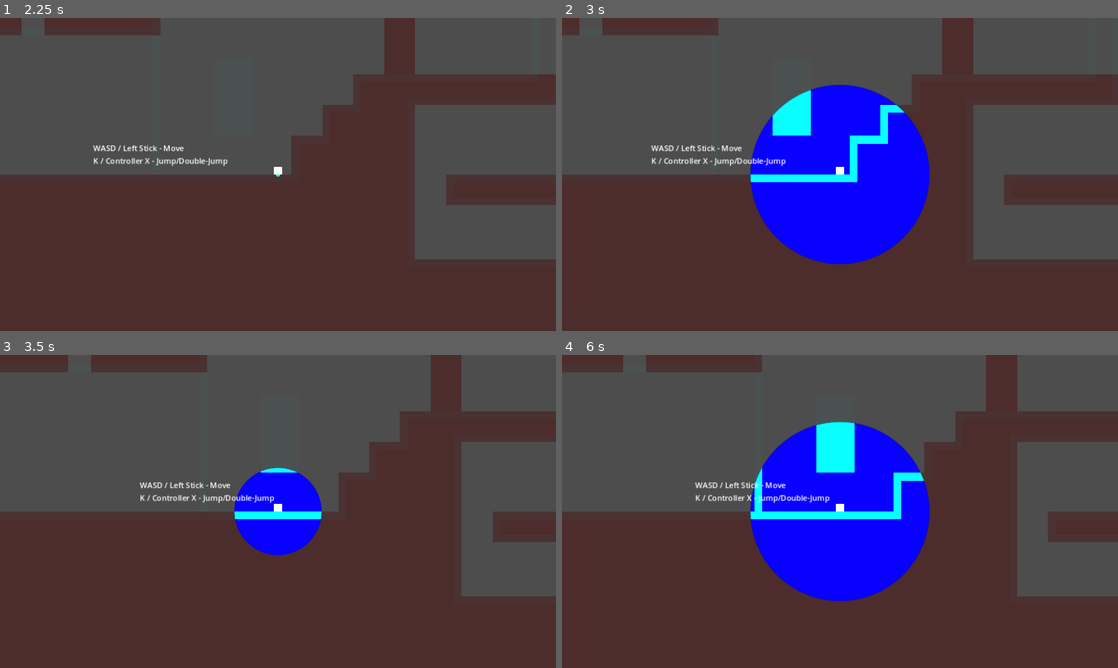
Above: before the commit, frames 1-4 (two rows, left to right).
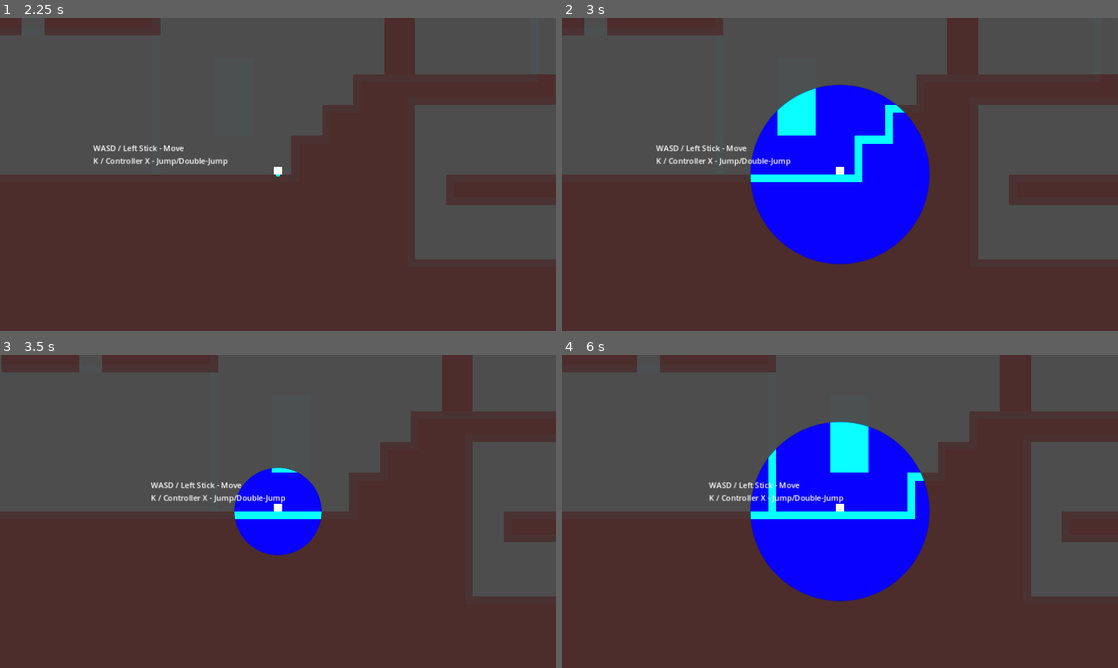
Above: after the commit, the same moments.

Repository: gogwilt/secrets-game-jam
Game: Godot game, scene res://main.tscn
Same seed, same stepped clock (60 frames per second), same inputs: the game is played once before the commit and once after it.
Inputs:
- Up to frame 1 (2.25 s): click "The Duchess (Level 1)" at 0.5 s; tap Enter at 1.25 s; hold Z (swap_layers) 1.28-2.03 s; hold D (move_right) from 1.28 s (still down); tap Space (jump) at 1.52 s; tap Z (swap_layers) at 2.1 s
- Up to frame 2 (3 s): tap Space (jump) at 2.27 s; release D (move_right) at 2.78 s; hold A (move_left) from 2.78 s (still down); hold Z (swap_layers) from 2.78 s (still down)
- Up to frame 3 (3.5 s): keep holding A (move_left); keep holding Z (swap_layers)
- Up to frame 4 (6 s): release A (move_left) at 3.53 s; release Z (swap_layers) at 3.53 s; hold D (move_right) 3.53-5.03 s; tap Z (swap_layers) at 3.6, 5.1 s; tap Space (jump) at 3.77, 4.52, 5.27 s; hold Z (swap_layers) 4.28-5.03 s; hold A (move_left) 5.03-5.78 s; hold D (move_right) from 5.78 s (still down); hold Z (swap_layers) from 5.78 s (still down)

Frame 1 is identical in both runs. In frame 2, 2.2% of the frame differs, in the area x 3-81%, y 0-78%; in frame 3, 3.5%; in frame 4, 5.4%, in the area x 11-90%, y 0-78%.

Commit message:
Playtest comments and increase jump initial speed

Diff:
--- a/player/player.gd
+++ b/player/player.gd
@@ -19,7 +19,7 @@
 const GROUND_MOVE_ACCELERATION = 500.0
 const GROUND_DECELERATION = 2500.0
 
-const AIR_INITIAL_SPEED = 50.0
+const AIR_INITIAL_SPEED = 100.0
 const AIR_MOVE_ACCELERATION = 100.0
 const AIR_DECELERATION = 250.0
 
Not shown, changed: devlog.md
